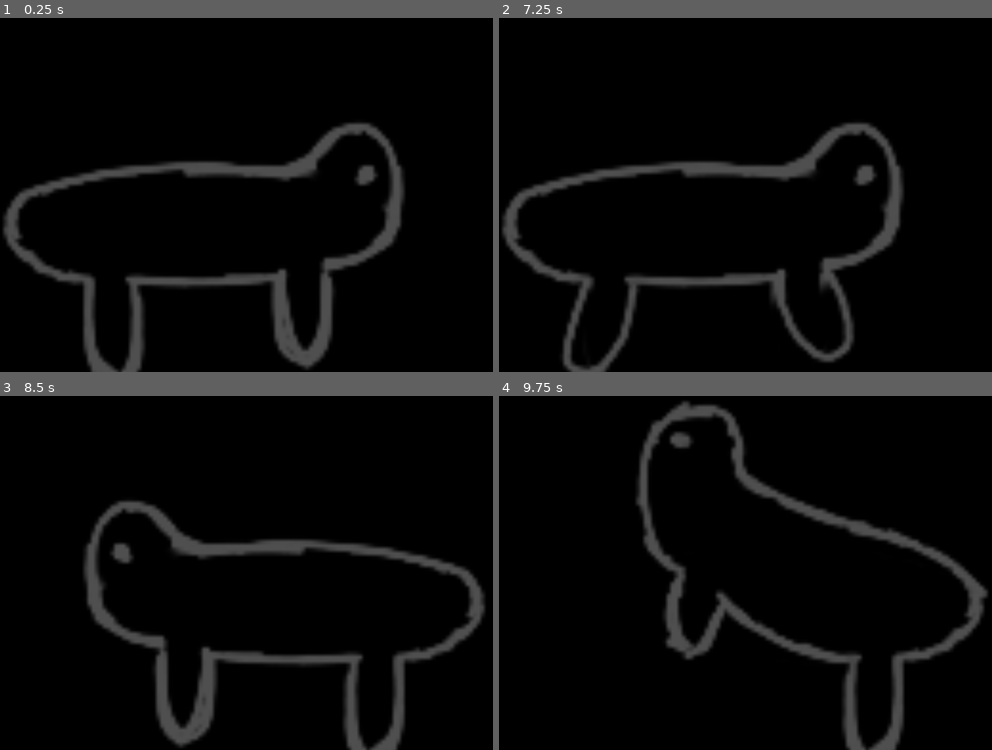
Above: before the commit, frames 1-4 (two rows, left to right).
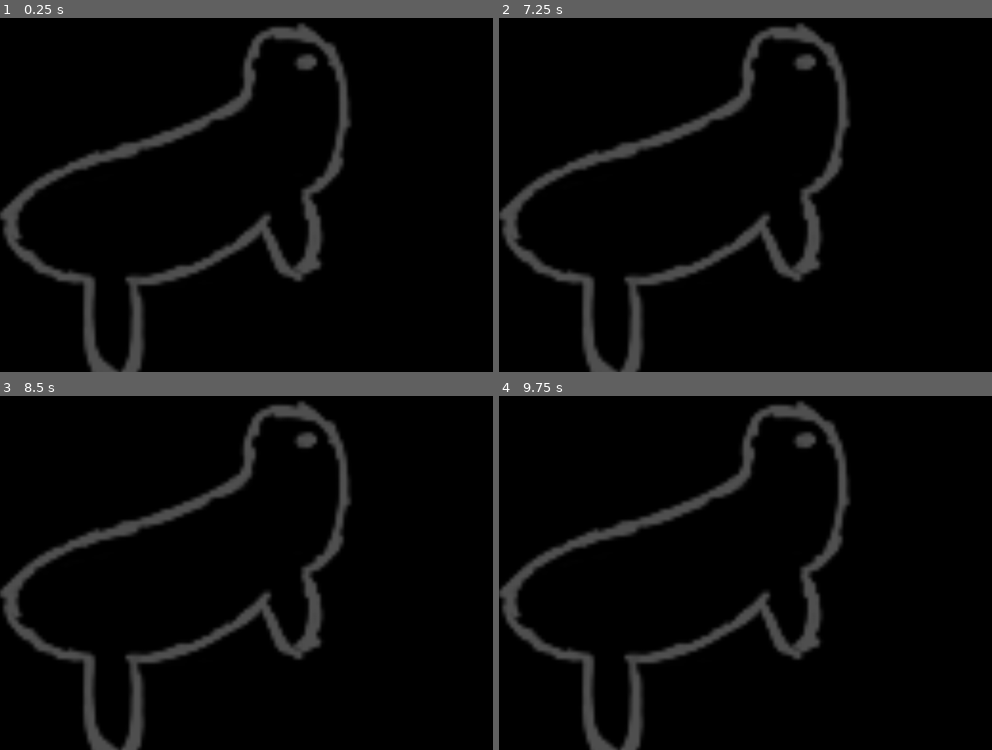
Above: after the commit, the same moments.

Repository: fabianternis/my-screen-pet
Game: Godot game, scene res://main.tscn
The game is run twice, just before and just after one commit, with the same random seed, the same clock (stepped at 60 frames per second) and the same inputs.
Inputs (mouse positions are in pixels of both pictures, inside the frame that each line leads up to):
- Up to frame 1 (0.25 s): no input
- Up to frame 2 (7.25 s): tap Enter at 0.5, 2.75, 4.25 s; drag from (740, 230) to (outside the picture) at 0.52 s; tap Space at 1.25, 3.5, 5.75 s; drag from (646, 148) to (740, 230) at 1.27 s; move the mouse to (outside the picture) at 2.02 s; hold Right 2.03-2.75 s; tap Alt every 1.5 s from 2.1 to 6.6 s; drag from (720, 223) to (597, 53) at 2.77 s; move the mouse to (893, 198) at 3.52 s; hold Left 3.53-4.25 s; drag from (597, 53) to (740, 230) at 4.27 s; move the mouse to (770, 124) at 5.02 s; hold Down 5.03-5.75 s; click (770, 124) at 5.17 s; drag from (outside the picture) to (646, 148) at 5.77 s; move the mouse to (853, 99) at 6.52 s; hold Up from 6.53 s (still down)
- Up to frame 3 (8.5 s): release Up at 7.25 s; drag from (147, 526) to (241, 608) at 7.27 s; move the mouse to (outside the picture) at 8.02 s; hold Down from 8.03 s (still down); tap Alt at 8.1 s
- Up to frame 4 (9.75 s): release Down at 8.75 s; drag from (720, 601) to (597, 431) at 8.77 s; move the mouse to (893, 576) at 9.52 s; hold Up from 9.53 s (still down); tap Alt at 9.6 s; click (893, 576) at 9.67 s

The runs differ from the first frame. In frame 1, 12% of the frame differs, in the area x 0-82%, y 1-100%; in frame 2, 14%; in frame 3, 17%, in the area x 0-99%, y 1-100%; in frame 4, 16%.

Commit message:
dev: started rework

Diff:
--- a/main.gd
+++ b/main.gd
@@ -1,5 +1,5 @@
 extends Node2D
-
+"""
 var default_speed = 100
 var speed = default_speed
 var direction = Vector2(1.3, 1.1)
@@ -78,5 +78,27 @@
 
 
 
+# todo: pet which just follow the cursor
 
-# todo: pet which just follow the cursor
+"""
+
+# ----- REWORK -----
+
+# Base variables
+var is_idle = false
+var idle_time_left = 0.0
+var is_dragging = false
+var drag_offset = Vector2()
+var is_paused = false
+var pause_action_time = 7.0
+var pause_time_since_last = 0.0
+
+var default_speed = 100
+var direction = Vector2(1.3, 0.4)
+var size_screen = Vector2()
+var size_window = Vector2(DisplayServer.window_get_size())
+
+
+
+
+#"""
